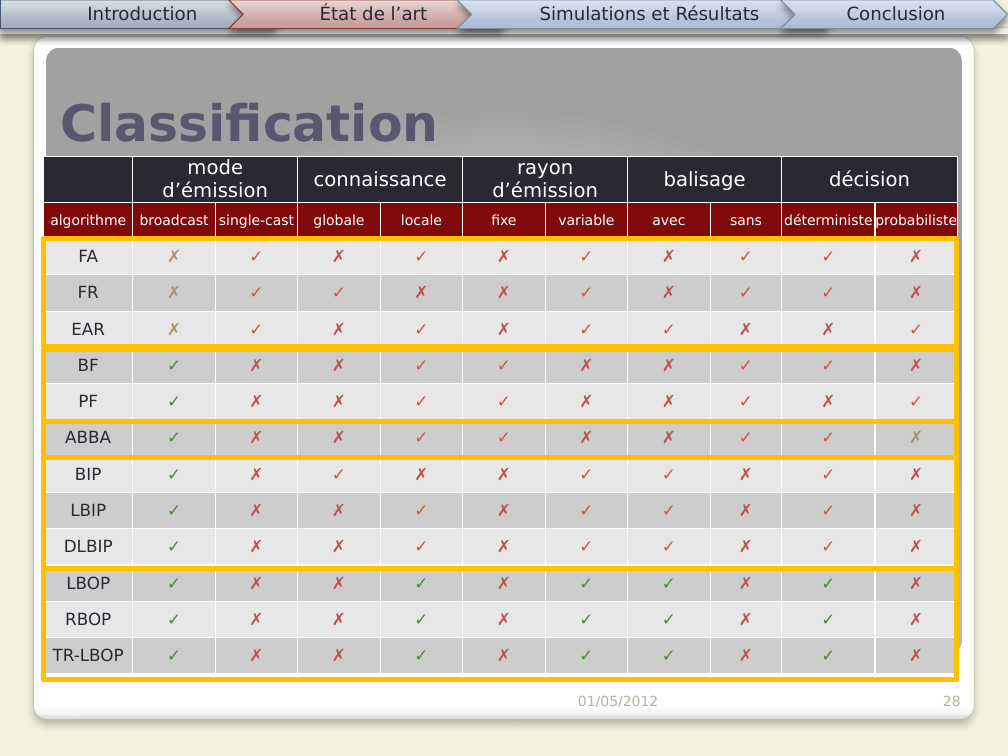
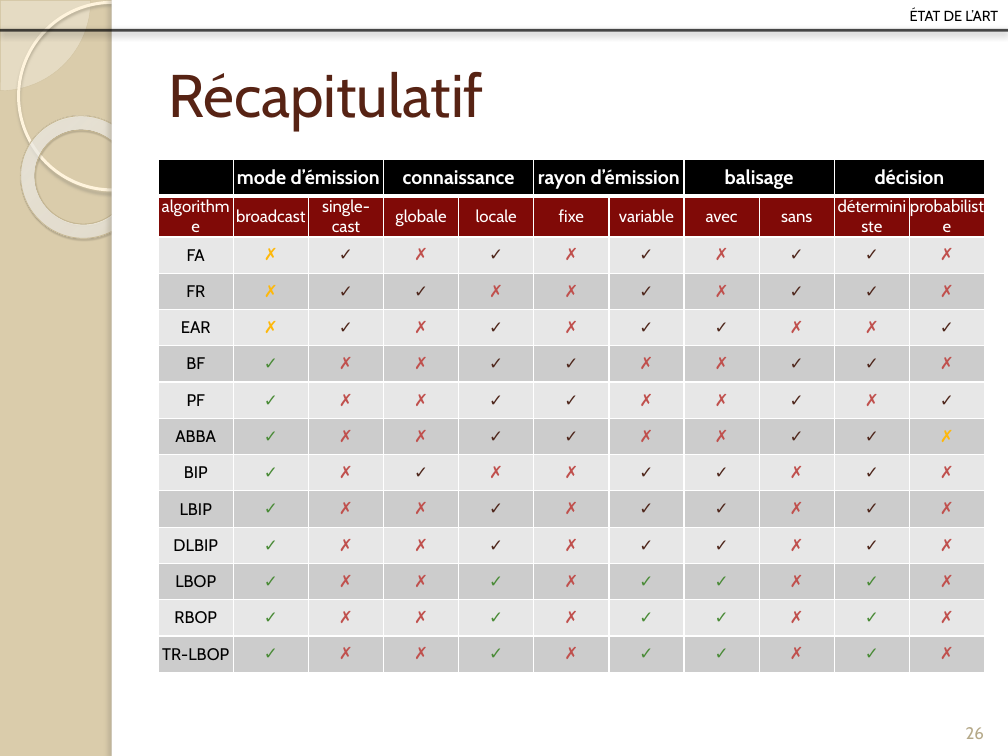
Before and after one commit to Patre/Energy-saving-in-sensors--networks, a slide deck: slide 26 of Redaction/Presentation/pres.pptx (slide 28 before the commit). Drawn at 1008x756 pixels with LibreOffice and Linux fonts; fonts in the diff are those of the drawing. Boxes give left, top, right and bottom in pixels: in the first picture for what was removed or moved away, otherwise in the second. Text is boxed around its words. In the diff, an @@ line names an element or a change of style, - is before the commit and + after.

Commit message:
Presentation

```diff
--- a/Redaction/Presentation/pres.pptx
+++ b/Redaction/Presentation/pres.pptx
@@ background #F3F2DC to #DACCAB @@
@@ pie slice (boxed as its full ellipse) added at (0, 0, 91, 91), fill #FEFAF4 at 33% opacity, outline #D3C39F 0.25 pt @@
@@ ellipse added at (18, 2, 206, 190), outline #FFF5DE 2.15 pt @@
@@ rectangle added at (112, 0, 1008, 756), fill #FFFFFF @@
@@ rectangle added at (112, 0, 120, 756), fill #FFFFFF @@
@@ group removed at (0, 0, 1008, 31): 3 texts, 3 chevrons, 1 line, 1 pentagon arrow @@
-Introduction
-Simulations et Résultats
-Conclusion
@@ text at (910, 8, 998, 21): text changed; size 13 to 12.9 pt; font DejaVu Sans to Cabin; text colour #292934 to #000000 @@
-État de l’art
+état de l’art
@@ line (0, 30) - (1008, 30): stroke #292934 3.35 pt to #000000 2 pt @@
@@ rounded rectangle removed at (33, 36, 974, 720) @@
@@ rounded rectangle removed at (46, 47, 962, 652) @@
@@ title added at (168, 72, 484, 130), 43 pt, text #572314 @@
+Récapitulatif
@@ donut added at (0, 91, 169, 263), fill gradient #FFFCF6 to #FFFEFB to #F0D28E, outline #C7B893 0.58 pt @@
@@ title removed at (60, 103, 438, 142) @@
-Classification
@@ table at (158, 159, 990, 682) @@
@@ fill #292934 to #000000 in 6 cells @@
@@ fill #E8E8E8 to #E7E7E7 in 66 cells @@
@@ fill #CDCDCE to #CCCCCC in 66 cells @@
@@ font DejaVu Sans to Cabin in "mode d’émission", "connaissance", "rayon d’émission", "balisage" and 24 more places @@
@@ bold on in "mode d’émission", "connaissance", "rayon d’émission", "balisage" and 1 more places @@
@@ size 10 to 12 pt in "algorithme", "broadcast", "single-cast", "globale" and 7 more places @@
@@ text colour #292934 to #000000 in "FA", "FR", "EAR", "BF" and 8 more places @@
@@ text colour #AD8F67 to #FEB80A in "✗", "✗", "✗", "✗" @@
@@ text colour #D2533C to #4F271C in "✓", "✓", "✓", "✓" and 35 more places @@
@@ table: place and size @@
-table at (43, 156, 960, 675)
+table at (158, 159, 990, 682)
@@ rectangle removed at (43, 239, 957, 347) @@
@@ rectangle removed at (43, 350, 957, 421) @@
@@ rectangle removed at (43, 421, 957, 458) @@
@@ rectangle removed at (43, 458, 957, 569) @@
@@ rectangle removed at (43, 569, 957, 679) @@
@@ text removed at (578, 696, 658, 707) @@
-01/05/2012
@@ page number removed at (943, 696, 961, 706) @@
-28
@@ page number added at (966, 727, 984, 739), 12 pt, text #B6A98A @@
+26
```
Also in this commit, not shown: 22 other slides changed, 5 slides added, 15 slides removed, 5 other files.
